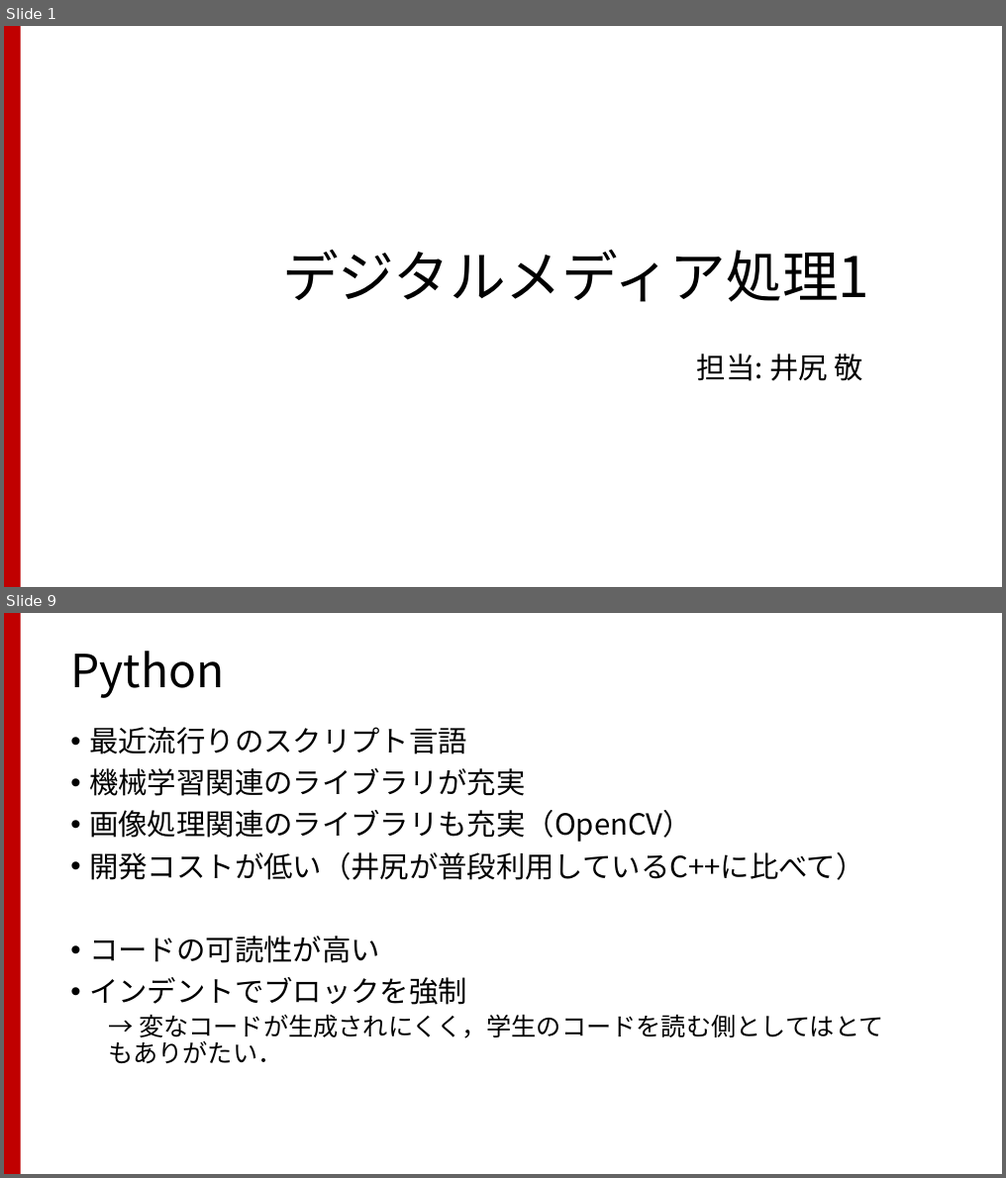
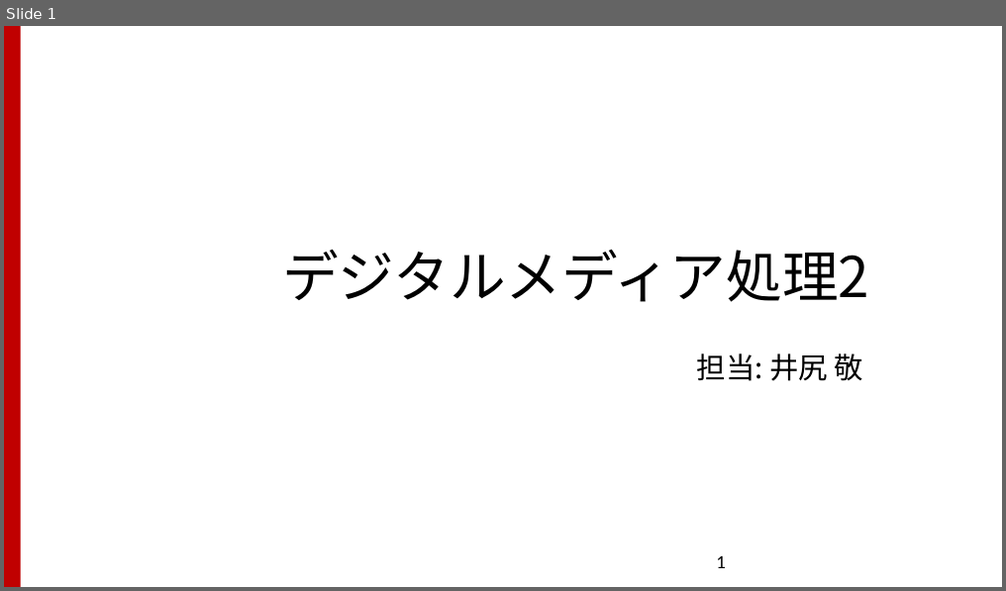
Before and after one commit to TakashiIjiri/TakashiIjiri.github.io, a slide deck: classes/dm2018_2/dm2_7.pptx. Shown one above the other, each under a label of ours: slides 1 and 9 before the commit, slide 1 after it; the slides between them are not shown. The pictures are 1006x1178 and 1006x591 pixels, drawn with LibreOffice and Linux fonts; fonts in the diff are those of the drawing. Boxes give left, top, right and bottom in pixels: in the first picture for what was removed or moved away, otherwise in the second. Text is boxed around its words. In the diff, an @@ line names an element or a change of style, - is before the commit and + after.

```diff
--- a/classes/dm2018_2/dm2_7.pptx
+++ b/classes/dm2018_2/dm2_7.pptx
@@ slide 9 removed at box(4, 613, 1002, 1174), background #FFFFFF; not listed: 1 template element that a slide beside it also shows @@
@@ title removed at box(70, 651, 224, 698) @@
-Python
@@ text removed at box(89, 727, 884, 1063) @@
-• 最近流行りのスクリプト言語
-• 機械学習関連のライブラリが充実
-• 画像処理関連のライブラリも充実（OpenCV）
-• 開発コストが低い（井尻が普段利用しているC++に比べて）
-• コードの可読性が高い
-• インデントでブロックを強制
-  → 変なコードが生成されにくく，学生のコードを読む側としてはとてもありがたい．
@@ slide 1 changed as well @@
@@ title at box(282, 250, 869, 302): text changed @@
-デジタルメディア処理1
+デジタルメディア処理2
@@ page number added at box(716, 557, 726, 569), 18 pt, text #000000 @@
+1
```
Also in this commit, not shown: 47 slides added, 25 other slides removed, 14 other files.
